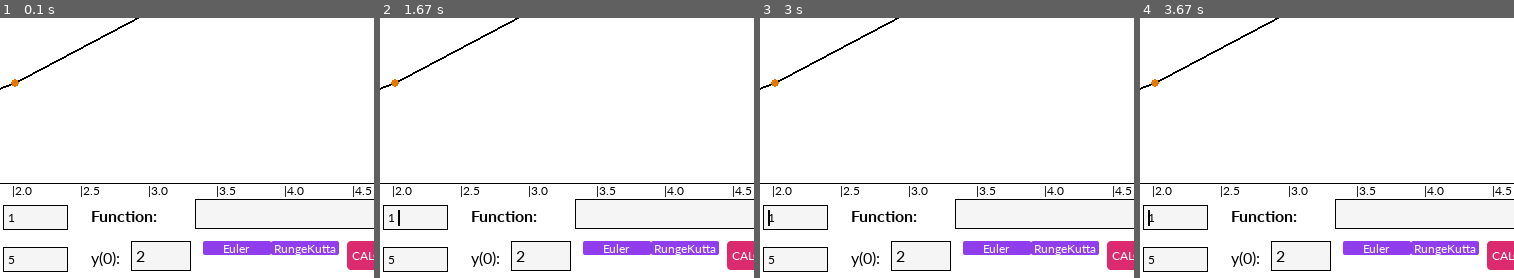
Above: before the commit, frames 1-4 (left to right).
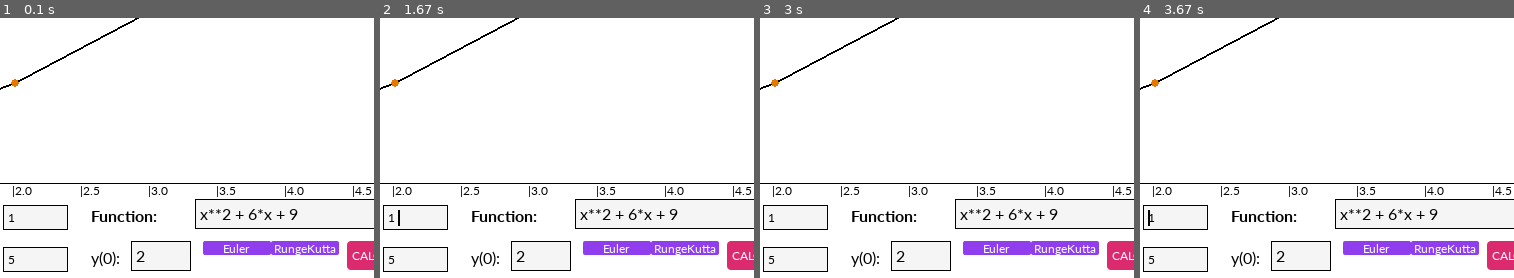
Above: after the commit, the same moments.

Repository: nakamarusun/CompMathIVPSem2
Game: pygame game, started from src/Main.py
Same seed, same stepped clock (60 frames per second), same inputs: the game is played once before the commit and once after it.
Inputs (mouse positions are % of the whole screen's width and height, from its top left):
- Up to frame 1 (0.1 s): no input
- Up to frame 2 (1.67 s): click (92, 96) at 0.38 s; click (45, 88) at 0.72 s; tap Space at 1 s; tap Enter at 1.33 s
- Up to frame 3 (3 s): hold Right 1.67-2.13 s; hold Left from 2.67 s (still down)
- Up to frame 4 (3.67 s): release Left at 3.2 s; hold Left 3.23-3.63 s
The pictures show only the part of the screen within x 40-90%, y 50-100%; the shares and areas given below are measured in that part.

The runs differ from the first frame. In frame 1, 0.3% of the frame differs, in the area x 53-80%, y 73-78%; in frame 2, 0.3%; in frame 3, 0.3%, in the area x 2-80%, y 73-80%; in frame 4, 0.3%.

Commit message:
Completed function evaluation from string to code, and removed hold arrow keys and backspace from textfield

Diff:
--- a/src/MathUtil.py
+++ b/src/MathUtil.py
@@ -15,7 +15,7 @@
         for i in range(int(until / h)):
             curX += h
             x = curX
-            curY = curY + (h * f(curX))
+            curY = curY + (h * eval(f))
             xVal.append(curX)
             yVal.append(curY)
 
--- a/src/Pygame/MathRoom.py
+++ b/src/Pygame/MathRoom.py
@@ -9,13 +9,15 @@
 from Pygame.ToggleButton import ToggleButton
 import MathUtil
 import math
+import string
 
 class CanvasSurface():
 
     ratio = []
     functionCanvasSurface = None
 
-    function = lambda self, x : x**2 + 6*x + 9
+    # DEFAULT VALUES
+    function = "x**2 + 6*x + 9"
     y0 = 2
     until = 5
     h = 1
@@ -49,6 +51,9 @@
         pygame.draw.rect(self.functionCanvasSurface, (0, 0, 0), self.functionCanvasSurface.get_rect(), 1) # Puts a white border in the canvas
         # Do all drawing here
 
+        # Draws the actual value
+
+        # Draws the actual IVP Function
         pointBefore = [ 0, self.ratio[1] * GVar.resolution[1] * (1 - MathUtil.invLerp(self.yArr[0], self.yMin, self.yMax)) ] # Sets the first dot of the graphic
         for i in range(len(self.xArr) - 1):
             pointAfter = [ MathUtil.invLerp(self.xArr[i + 1], self.xArr[0], self.xArr[-1]) * GVar.resolution[0] * self.ratio[0], ( 1 - MathUtil.invLerp(self.yArr[i + 1], self.yMin, self.yMax)) * GVar.resolution[1] * self.ratio[1] ] # Counts the current dot.
@@ -70,7 +75,7 @@
         # Draws the number in the x axis, 10 numbers
         xNumbers = (self.xArr[-1] - self.xArr[0]) / 10
         counter = self.xArr[0]
-        for i in range(11):
+        for i in range(10 + 1):
             GVar.mainScreenBuffer.blit(GVar.defFont.render("|" + str(round(counter, 3)), True, (0, 0, 0)),
             [((1 - self.ratio[0])/2 * GVar.resolution[0]) + (MathUtil.invLerp(counter, self.xArr[0], self.xArr[-1]) * GVar.resolution[0] * self.ratio[0]) - 3, ((0.1 + self.ratio[1]) * GVar.resolution[1])])
             counter += xNumbers
@@ -101,6 +106,8 @@
 
     eulerToggle = None
     rungeKuttaToggle = None
+
+    functionError = None # If the inputted function by the user cannot be parsed / produces an error, print this message.
 
     def __init__(self):
         self.redrawAll()
@@ -135,8 +142,8 @@
         self.interactableList.append(TextLabel(GVar.mainScreenBuffer, "Function:", [GVar.resolution[0] * 0.51, GVar.resolution[1] * 0.84 - 2], GVar.defFont18Bold))
 
         # Function TextField
-        self.functionTextField = TextField(lambda : print("Pressed"),
-         GVar.mainScreenBuffer, GVar.resolution[0] * 0.285, [GVar.resolution[0] * 0.64, GVar.resolution[1] * 0.84 - 9], GVar.defFont18)
+        self.functionTextField = TextField(self.calculate,
+         GVar.mainScreenBuffer, GVar.resolution[0] * 0.285, [GVar.resolution[0] * 0.64, GVar.resolution[1] * 0.84 - 9], GVar.defFont18, initText=canvasSurface.function)
         self.interactableList.append(self.functionTextField)
 
         # Initial y Text
@@ -148,7 +155,7 @@
         self.interactableList.append(self.initialYTextField)
 
         # Calculate Button
-        self.calculateButton = Button(lambda : print("Calculated"),
+        self.calculateButton = Button(self.calculate,
          GVar.mainScreenBuffer, [GVar.resolution[0] * 0.83, GVar.resolution[1] * 0.91 - 9], "CALCULATE", GVar.defFont, [GVar.resolution[0] * 0.095, 29], (219, 42, 110), True, (227, 64, 145))
         self.interactableList.append(self.calculateButton)
 
@@ -190,8 +197,13 @@
         for interactable in self.interactableList:
             interactable.update()
 
+        # Checks if there is any division by zero
         if (GVar.divisionByZero):
             GVar.mainScreenBuffer.blit(GVar.defFont24Bold.render("ERROR, DIVISION BY ZERO. CHANGE VALUE", True, (255, 0, 0)), [20, 20])
+
+        # Checks if there is any function error
+        if (self.functionError != None):
+            GVar.mainScreenBuffer.blit(GVar.defFont24Bold.render(self.functionError, True, (255, 0, 0)), [20, 50])
 
     def renewXSlider(self):
         try:
@@ -223,6 +235,50 @@
             canvasSurface.y0 = 5
         canvasSurface.redrawSurface()
 
+    def calculate(self):
+        fun = self.functionTextField.text # Checks the function inputted by the user
+
+        allowedCharacters = "1234567890+-/*xX^ " # Sets a library of allowed characters
+        # Checks if there is a character outside the allowed ones.
+        errorParse = False
+        for char in fun:
+            if (char not in allowedCharacters):
+                self.functionError = "Illegal character in function text field"
+                errorParse = True
+                break
+
+        if (errorParse): return
+
+        # Parses the text to real equation
+        # Strips any whitespace
+        newFun = ""
+        for char in fun:
+            if (char != " "):
+                newFun += char
+
+        for i in range(len(newFun)):
+            try:
+                if (newFun[i] in string.digits and newFun[i+1] == "x"):
+                    newFun = newFun[:i + 1] + "*" + newFun[i + 1:] # Adds asterisk to x with no asterisk
+                elif (newFun[i] == "^"):
+                    newFun = newFun[:i] + "**" + newFun[i + 1:] # Changes ^ to double asterisk
+            except:
+                pass
+
+        # Tries to calculate with the new function. If fail, throw error
+        try:
+            x = 2
+            eval(newFun)
+        except:
+            self.functionError = "Function Error"
+            return
+
+        # At this point, the function is done parsing. Sets all of the function.
+        canvasSurface.function = newFun # Sets the function as the new function
+        self.functionError = None # Sets that no error has happened
+
+        canvasSurface.redrawSurface()
+
 canvasSurface = CanvasSurface()
 mainSurface = MainSurface()
 
--- a/src/Pygame/TextField.py
+++ b/src/Pygame/TextField.py
@@ -27,8 +27,6 @@
     textPosition = 0 # First character position in the text field, to make the text wrapping work.
 
     xCursorPos = 0 # Position of the cursor in the x axis
-
-    buttonHeld = False # Whether the arrow button or the backspace is active.
 
     enterFunc = None # Function to run when enter is pressed here.
 
@@ -98,7 +96,6 @@
                         if (len(self.text) != 0): # Checks if there is something in the text
                             self.text = self.text[0:self.cursorPos-1] + self.text[self.cursorPos:] # Deletes the text based on where the cursor position is.
                             self.cursorPos -= 1
-                            self.buttonHeld = "b"
 
                     elif (event.unicode == '\x16'): # Gets text from clipboard (ctrl+v)
                         # Tries to get a string from the clipboard. If failed, then the text will be empty.
@@ -111,11 +108,9 @@
 
                     elif (event.key == pygame.K_LEFT): # Moves cursor to the left
                         self.cursorPos = clamp(self.cursorPos - 1, 0, len(self.text))
-                        self.buttonHeld = "l"
 
                     elif (event.key == pygame.K_RIGHT): # Moves cursor to the right
                         self.cursorPos = clamp(self.cursorPos + 1, 0, len(self.text))
-                        self.buttonHeld = "r"
 
                     elif (event.unicode == '\r' or event.unicode == '\n'): # If enter is clicked
                         self.enterFunc()
@@ -125,18 +120,7 @@
                         self.cursorPos += 1
 
                     blink = True # Sets blink to true if any key is pressed
-                elif (event.type == pygame.KEYUP):
-                    self.buttonHeld = False
 
-            if (self.buttonHeld != False and (GVar.framesSinceStart % 8 == 0)):
-                blink = True
-                if (self.buttonHeld == "l"):
-                    self.cursorPos = clamp(self.cursorPos - 1, 0, len(self.text))
-                elif (self.buttonHeld == "r"):
-                    self.cursorPos = clamp(self.cursorPos + 1, 0, len(self.text))
-                else:
-                    self.text = self.text[0:self.cursorPos-1] + self.text[self.cursorPos:] # Deletes the text based on where the cursor position is.
-                    self.cursorPos -= 1
 
             # Moves the text location in the x axis, based on the cursor relative position in the text field.
             if (self.xCursorPos > self.length * 0.75):
